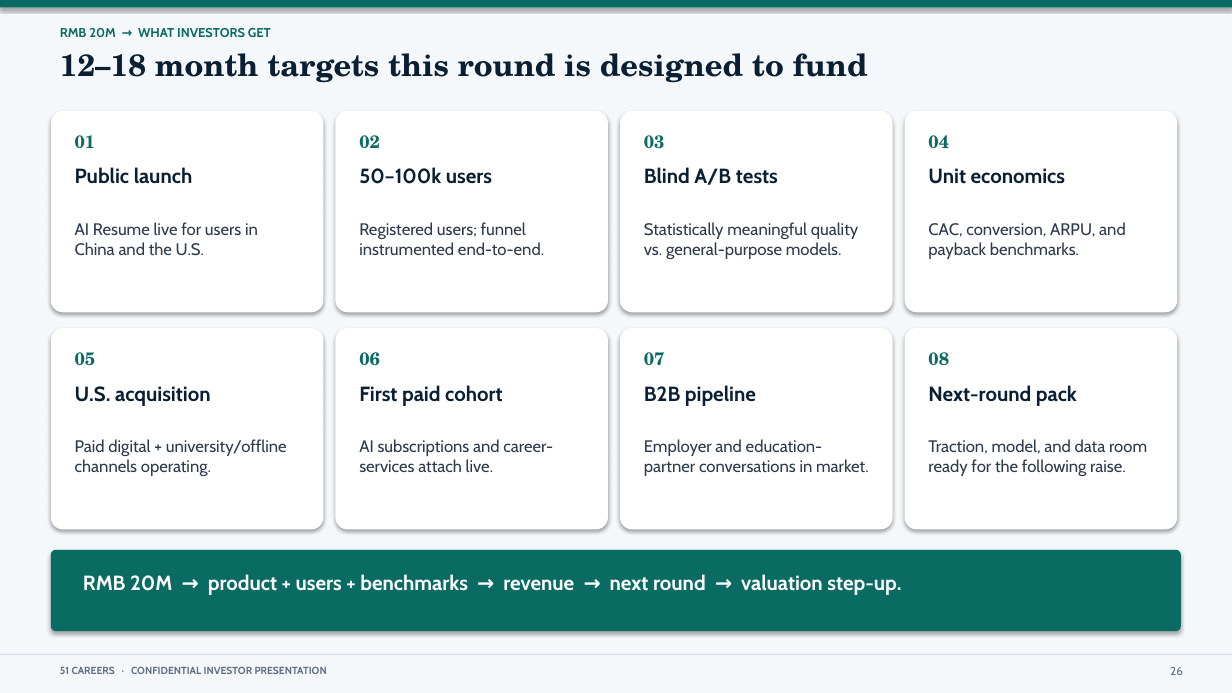
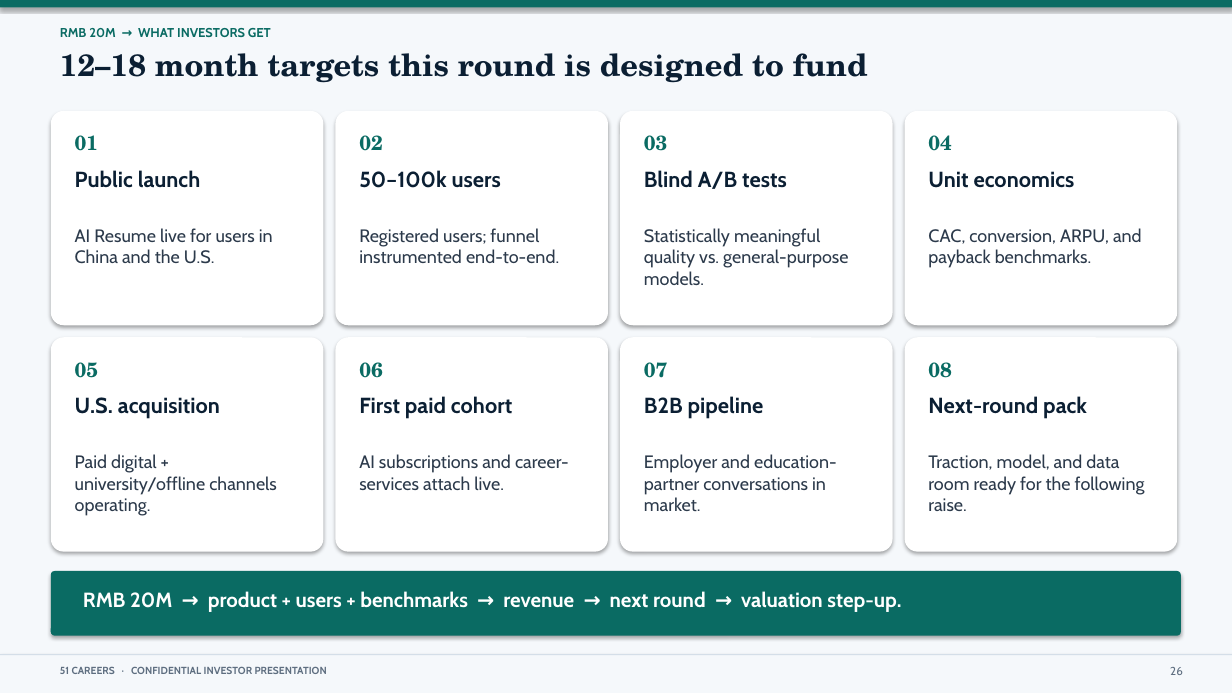
Before and after one commit to anthonyleedu/anthonyleedu, a slide deck: slide 26 of 51Careers_Addition.pptx. Drawn at 1232x693 pixels with LibreOffice and Linux fonts; fonts in the diff are those of the drawing. Boxes give left, top, right and bottom in pixels: in the first picture for what was removed or moved away, otherwise in the second. Text is boxed around its words. In the diff, an @@ line names an element or a change of style, - is before the commit and + after.

```diff
--- a/51Careers_Addition.pptx
+++ b/51Careers_Addition.pptx
@@ rounded rectangle: place and size @@
-rounded rectangle at (51,111,323,312)
+rounded rectangle at (51,111,323,325)
@@ rounded rectangle: place and size @@
-rounded rectangle at (335,111,608,312)
+rounded rectangle at (335,111,608,325)
@@ rounded rectangle: place and size @@
-rounded rectangle at (620,111,893,312)
+rounded rectangle at (620,111,893,325)
@@ rounded rectangle: place and size @@
-rounded rectangle at (905,111,1177,312)
+rounded rectangle at (905,111,1177,325)
@@ rounded rectangle: place and size @@
-rounded rectangle at (51,328,323,530)
+rounded rectangle at (51,337,323,552)
@@ rounded rectangle: place and size @@
-rounded rectangle at (335,328,608,530)
+rounded rectangle at (335,337,608,552)
@@ rounded rectangle: place and size @@
-rounded rectangle at (620,328,893,530)
+rounded rectangle at (620,337,893,552)
@@ rounded rectangle: place and size @@
-rounded rectangle at (905,328,1177,530)
+rounded rectangle at (905,337,1177,552)
@@ size 14 to 16 pt in 8 elements at (75,135,99,151), (359,135,383,151), (644,135,668,151), (928,135,952,151), (75,362,99,378), (359,362,383,378), (644,362,668,378), (928,362,952,378) @@
@@ size 16 to 17 pt in 8 elements at (75,170,200,188), (359,170,501,188), (644,170,787,189), (928,171,1075,188), (75,397,220,419), (359,396,512,419), (644,396,764,419), (928,396,1087,419) @@
@@ 8 texts: place and size @@
-8 texts at (75,352,1077,406)
+8 texts at (75,362,1087,419)
@@ text "Paid digital + university/offline channels ...": place and size @@
-text "Paid digital + university/offline channels ..." at (75,439,287,476)
+text "Paid digital + university/offline channels ..." at (75,454,277,516)
@@ text "AI subscriptions and career-services attach ...": place and size @@
-text "AI subscriptions and career-services attach ..." at (359,439,553,472)
+text "AI subscriptions and career-services attach ..." at (359,454,569,490)
@@ text "Employer and education-partner conversations in ...": place and size @@
-text "Employer and education-partner conversations in ..." at (644,439,869,476)
+text "Employer and education-partner conversations in ..." at (644,454,837,511)
@@ size 13 to 14 pt in 8 elements at (75,228,273,264), (359,228,559,263), (644,228,848,285), (928,228,1142,268), (75,454,277,516), (359,454,569,490), (644,454,837,511), (928,454,1145,511) @@
@@ text "Traction, model, and data room ...": place and size @@
-text "Traction, model, and data room ..." at (928,439,1147,476)
+text "Traction, model, and data room ..." at (928,454,1145,511)
@@ rounded rectangle: place and size @@
-rounded rectangle at (51,550,1181,631)
+rounded rectangle at (51,571,1181,636)
@@ text "RMB 20M → product + ...": place and size @@
-text "RMB 20M → product + ..." at (83,574,901,595)
+text "RMB 20M → product + ..." at (83,591,901,612)
```
Also in this commit, not shown: 25 other slides changed, 1 other file.
